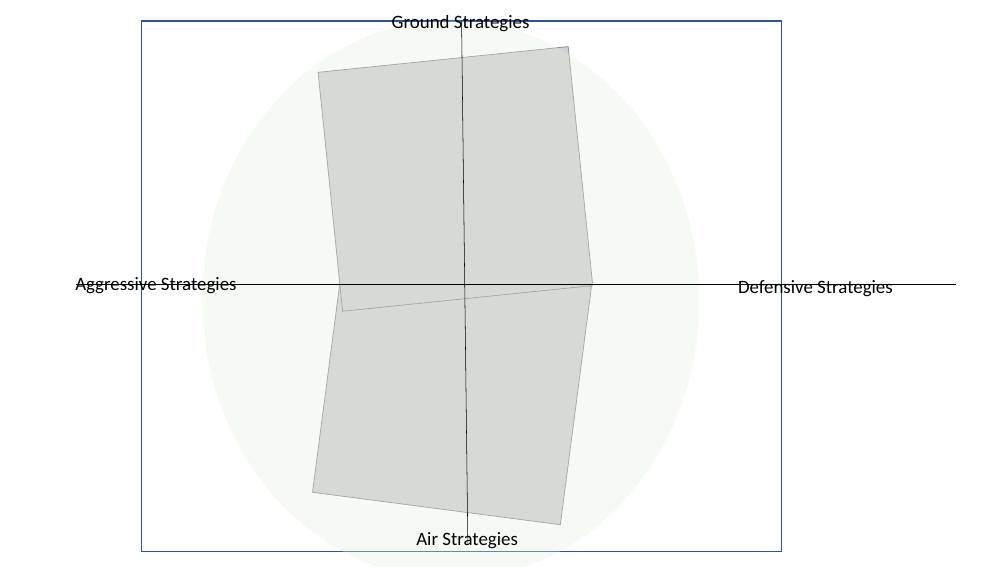
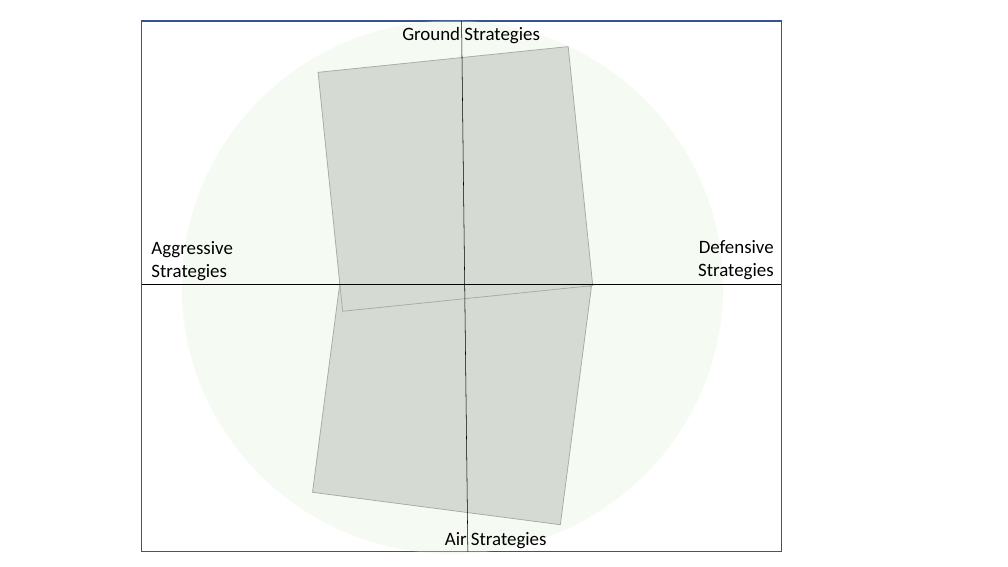
Before and after one commit to mikewkozak/IRE, a slide deck: slide 7 of Documentation/Architecture.pptx. Drawn at 1008x567 pixels with LibreOffice and Linux fonts; fonts in the diff are those of the drawing; grey boxes stand for pictures. Boxes give left, top, right and bottom in pixels: in the first picture for what was removed or moved away, otherwise in the second. Text is boxed around its words. In the diff, an @@ line names an element or a change of style, - is before the commit and + after.

```diff
--- a/Documentation/Architecture.pptx
+++ b/Documentation/Architecture.pptx
@@ ellipse: place and size @@
-ellipse at bbox=[200, 18, 702, 567]
+ellipse at bbox=[179, 18, 725, 557]
@@ text "Ground Strategies": place and size @@
-text "Ground Strategies" at bbox=[392, 15, 530, 33]
+text "Ground Strategies" at bbox=[402, 27, 540, 44]
@@ line moved from (468, 544) - (462, 21) to (468, 552) - (462, 21) @@
@@ text "Aggressive Strategies" rewrapped from bbox=[75, 275, 237, 296] to bbox=[151, 241, 232, 281] @@
@@ text "Defensive Strategies": place and size @@
-text "Defensive Strategies" at bbox=[738, 278, 893, 299]
+text "Defensive Strategies" at bbox=[698, 240, 774, 280]
@@ text "Defensive Strategies" at bbox=[698, 240, 774, 280]: alignment left to right @@
@@ line moved from (76, 285) - (956, 285) to (142, 285) - (781, 285) @@
@@ text "Air Strategies": place and size @@
-text "Air Strategies" at bbox=[416, 530, 518, 549]
+text "Air Strategies" at bbox=[445, 532, 547, 549]
```
Also in this commit, not shown: 3 slides added, 1 other file.
